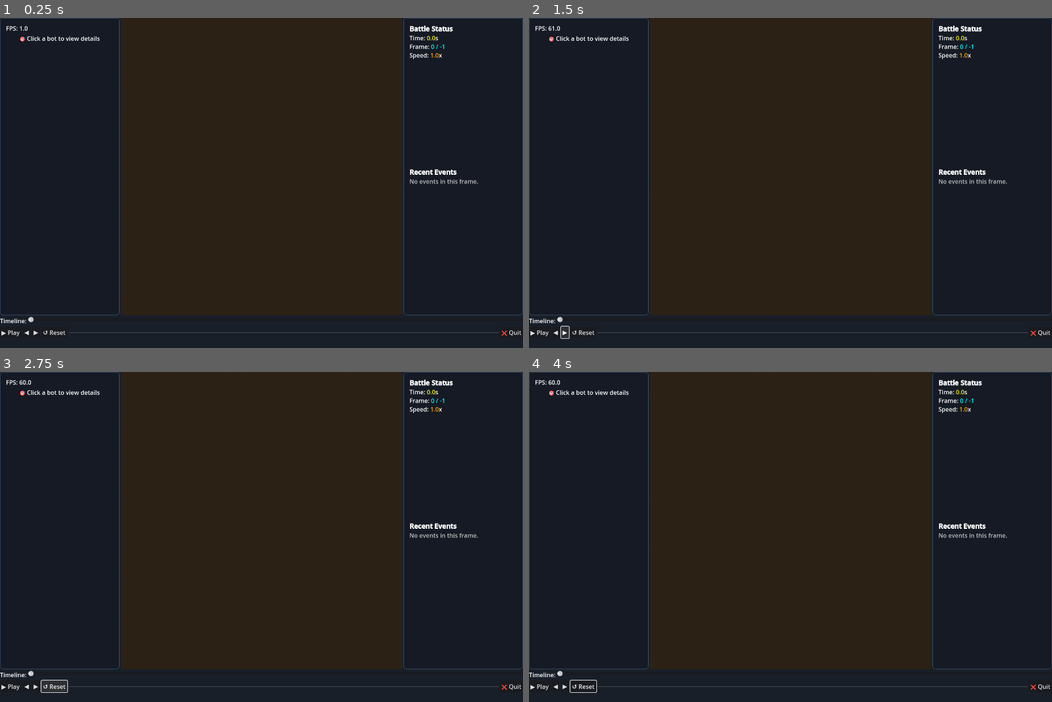
Above: before the commit, frames 1-4 (two rows, left to right).
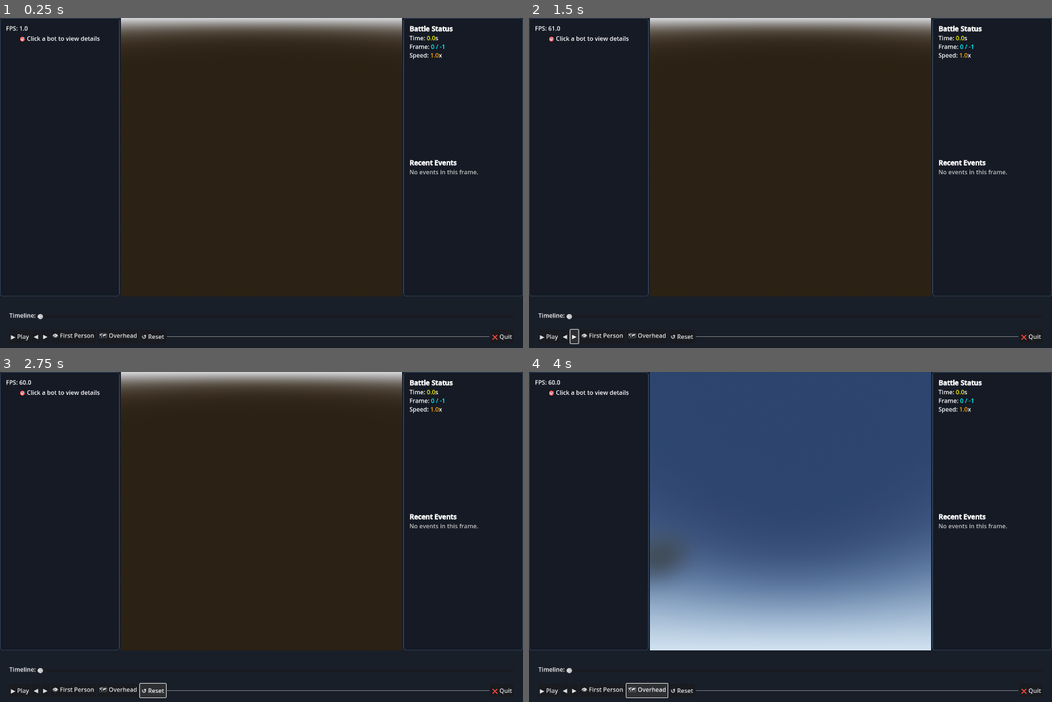
Above: after the commit, the same moments.

Repository: kinchahoy/llama-vision-wrapper
Game: Godot game, scene res://scenes/BattleViewer.tscn
The game is run twice, just before and just after one commit, with the same random seed, the same clock (stepped at 60 frames per second) and the same inputs.
Inputs (mouse positions are in pixels of both pictures, inside the frame that each line leads up to):
- Up to frame 1 (0.25 s): no input
- Up to frame 2 (1.5 s): click "◀" at 0.5 s; click "▶" at 1.25 s
- Up to frame 3 (2.75 s): click "↺ Reset" at 2 s
- Up to frame 4 (4 s): click (602, 692) at 2.75 s, where only the run after the commit has a clickable "👁 First Person"; click (649, 692) at 3.5 s, where only the run after the commit has a clickable "🗺 Overhead"

The runs differ from the first frame. In frame 1, 4.4% of the frame differs, in the area x 0-100%, y 0-98%; in frame 2, 4.4%; in frame 3, 4.5%; in frame 4, 47%, in the area x 0-100%, y 0-99%.

Commit message:
Significantly improved performance for the simulator for 100 bots (~100s)

Diff:
--- a/godot_project/project.godot
+++ b/godot_project/project.godot
@@ -13,7 +13,7 @@
 config/name="Battle Viewer 3D"
 config/description="Modern battle simulation viewer with rich graphics"
 run/main_scene="res://scenes/BattleViewer.tscn"
-config/features=PackedStringArray("4.4", "Forward Plus")
+config/features=PackedStringArray("4.5", "Forward Plus")
 
 [display]
 
--- a/godot_project/scenes/BattleViewer.tscn
+++ b/godot_project/scenes/BattleViewer.tscn
@@ -10,10 +10,8 @@
 ambient_light_energy = 0.3
 ssr_enabled = true
 ssr_max_steps = 96
-ssr_depth_tolerance = 0.2
 ssr_fade_in = 0.1
 ssr_fade_out = 2.5
-ssr_use_half_resolution = false
 
 [node name="BattleViewer3D" type="Control"]
 layout_mode = 3
@@ -72,20 +70,19 @@
 size_flags_horizontal = 3
 size_flags_vertical = 3
 stretch = true
-stretch_shrink = 1
 
 [node name="SubViewport" type="SubViewport" parent="VBoxContainer/MainArea/ViewportContainer"]
 own_world_3d = true
-stretch = true
 handle_input_locally = false
-render_target_update_mode = 2
+size = Vector2i(752, 746)
+render_target_update_mode = 4
 
 [node name="CameraController" type="Node3D" parent="VBoxContainer/MainArea/ViewportContainer/SubViewport"]
 transform = Transform3D(1, 0, 0, 0, 0.707107, 0.707107, 0, -0.707107, 0.707107, 0, 15, 25)
 
 [node name="Camera3D" type="Camera3D" parent="VBoxContainer/MainArea/ViewportContainer/SubViewport/CameraController"]
 environment = SubResource("Environment_1hx8v")
-fov = 60.0
+fov = 90.0
 
 [node name="World" type="Node3D" parent="VBoxContainer/MainArea/ViewportContainer/SubViewport"]
 
@@ -117,53 +114,63 @@
 size_flags_vertical = 3
 bbcode_enabled = true
 
-[node name="BottomPanel" type="VBoxContainer" parent="VBoxContainer"]
+[node name="MarginContainer" type="MarginContainer" parent="VBoxContainer"]
+layout_mode = 2
+theme_override_constants/margin_left = 25
+theme_override_constants/margin_top = 25
+theme_override_constants/margin_right = 25
+theme_override_constants/margin_bottom = 25
+
+[node name="BottomPanel" type="VBoxContainer" parent="VBoxContainer/MarginContainer"]
 custom_minimum_size = Vector2(0, 100)
 layout_mode = 2
+theme_override_constants/separation = 10
 
-[node name="Timeline" type="HBoxContainer" parent="VBoxContainer/BottomPanel"]
+[node name="Timeline" type="HBoxContainer" parent="VBoxContainer/MarginContainer/BottomPanel"]
 layout_mode = 2
 
-[node name="Label" type="Label" parent="VBoxContainer/BottomPanel/Timeline"]
+[node name="Label" type="Label" parent="VBoxContainer/MarginContainer/BottomPanel/Timeline"]
+custom_minimum_size = Vector2(50, 30)
 layout_mode = 2
 text = "Timeline:"
 
-[node name="TimelineSlider" type="HSlider" parent="VBoxContainer/BottomPanel/Timeline"]
+[node name="TimelineSlider" type="HSlider" parent="VBoxContainer/MarginContainer/BottomPanel/Timeline"]
+custom_minimum_size = Vector2(0, 50)
 layout_mode = 2
 size_flags_horizontal = 3
 step = 0.1
 
-[node name="Toolbar" type="HBoxContainer" parent="VBoxContainer/BottomPanel"]
+[node name="Toolbar" type="HBoxContainer" parent="VBoxContainer/MarginContainer/BottomPanel"]
 layout_mode = 2
 
-[node name="PlayButton" type="Button" parent="VBoxContainer/BottomPanel/Toolbar"]
+[node name="PlayButton" type="Button" parent="VBoxContainer/MarginContainer/BottomPanel/Toolbar"]
 layout_mode = 2
 text = "▶ Play"
 
-[node name="StepBackButton" type="Button" parent="VBoxContainer/BottomPanel/Toolbar"]
+[node name="StepBackButton" type="Button" parent="VBoxContainer/MarginContainer/BottomPanel/Toolbar"]
 layout_mode = 2
 text = "◀"
 
-[node name="StepForwardButton" type="Button" parent="VBoxContainer/BottomPanel/Toolbar"]
+[node name="StepForwardButton" type="Button" parent="VBoxContainer/MarginContainer/BottomPanel/Toolbar"]
 layout_mode = 2
 text = "▶"
 
-[node name="ResetButton" type="Button" parent="VBoxContainer/BottomPanel/Toolbar"]
+[node name="FirstPersonButton" type="Button" parent="VBoxContainer/MarginContainer/BottomPanel/Toolbar"]
+layout_mode = 2
+text = "👁 First Person"
+
+[node name="OverheadButton" type="Button" parent="VBoxContainer/MarginContainer/BottomPanel/Toolbar"]
+layout_mode = 2
+text = "🗺 Overhead"
+
+[node name="ResetButton" type="Button" parent="VBoxContainer/MarginContainer/BottomPanel/Toolbar"]
 layout_mode = 2
 text = "↺ Reset"
 
-[node name="HSeparator" type="HSeparator" parent="VBoxContainer/BottomPanel/Toolbar"]
+[node name="HSeparator" type="HSeparator" parent="VBoxContainer/MarginContainer/BottomPanel/Toolbar"]
 layout_mode = 2
 size_flags_horizontal = 3
 
-[node name="QuitButton" type="Button" parent="VBoxContainer/BottomPanel/Toolbar"]
+[node name="QuitButton" type="Button" parent="VBoxContainer/MarginContainer/BottomPanel/Toolbar"]
 layout_mode = 2
 text = "❌ Quit"
-
-[connection signal="drag_started" from="VBoxContainer/BottomPanel/Timeline/TimelineSlider" to="." method="_on_timeline_slider_drag_started"]
-[connection signal="value_changed" from="VBoxContainer/BottomPanel/Timeline/TimelineSlider" to="." method="_on_timeline_slider_value_changed"]
-[connection signal="pressed" from="VBoxContainer/BottomPanel/Toolbar/PlayButton" to="." method="_on_play_button_pressed"]
-[connection signal="pressed" from="VBoxContainer/BottomPanel/Toolbar/StepBackButton" to="." method="_on_step_back_pressed"]
-[connection signal="pressed" from="VBoxContainer/BottomPanel/Toolbar/StepForwardButton" to="." method="_on_step_forward_pressed"]
-[connection signal="pressed" from="VBoxContainer/BottomPanel/Toolbar/ResetButton" to="." method="_on_reset_button_pressed"]
-[connection signal="pressed" from="VBoxContainer/BottomPanel/Toolbar/QuitButton" to="." method="get_tree().quit()"]
--- a/godot_project/scripts/ArenaManager.gd
+++ b/godot_project/scripts/ArenaManager.gd
@@ -8,6 +8,9 @@
 var bot_pool: Array = []
 var projectile_nodes: Array = []
 var selected_bot_id: int = -1
+var debug_show_fov: bool = false
+var fov_mesh_instance: MeshInstance3D
+var vis_config := {"sense_range": 15.0, "fov_deg": 120}
 
 var projectile_mesh: SphereMesh
 
@@ -49,6 +52,12 @@
 	var walls_data = metadata.get("walls", [])
 	for wall_def in walls_data:
 		create_wall(wall_def)
+
+	# Visibility config for overlays (optional)
+	var cfg = metadata.get("visibility_config", {})
+	if cfg is Dictionary:
+		vis_config["sense_range"] = float(cfg.get("sense_range", vis_config["sense_range"]))
+		vis_config["fov_deg"] = float(cfg.get("fov_deg", vis_config["fov_deg"]))
 
 func create_floor(width: float, height: float):
 	var floor_mesh = BoxMesh.new()
@@ -79,6 +88,7 @@
 	world_root.add_child(wall_node)
 
 func set_bot_selection(bot_id: int):
+	bot_id = int(bot_id)
 	# Deselect old bot
 	if selected_bot_id != -1 and is_instance_valid(bot_nodes.get(selected_bot_id)):
 		var old_bot_node = bot_nodes.get(selected_bot_id)
@@ -99,13 +109,18 @@
 			if indicator:
 				indicator.visible = true
 
+	# Move/attach FOV overlay
+	_update_fov_overlay()
+
 func update_bots(state: Dictionary):
 	var current_bot_ids = {}
 
 	# Update existing bots and create new ones from pool or from scratch
 	for bot_data in state.get("bots", []):
 		if bot_data.get("alive", true):
-			var bot_id = bot_data.get("id")
+			var bot_id = int(bot_data.get("id", -1))
+			if bot_id == -1:
+				continue
 			current_bot_ids[bot_id] = true
 
 			var bot_node = bot_nodes.get(bot_id)
@@ -117,6 +132,9 @@
 
 			# Update bot state
 			_update_bot_node(bot_node, bot_data)
+
+	# Keep FOV overlay in sync
+	_update_fov_overlay()
 
 	# Deactivate bots that are no longer in the current state
 	var bots_to_deactivate = []
@@ -177,6 +195,74 @@
 	world_root.add_child(bot_node)
 	return bot_node
 
+func get_bot_node(bot_id: int) -> Node3D:
+	return bot_nodes.get(int(bot_id))
+
+func set_debug_overlays(show_fov: bool) -> void:
+	debug_show_fov = show_fov
+	_update_fov_overlay()
+
+func _update_fov_overlay() -> void:
+	# Ensure overlay visibility and transform match selected bot
+	if not debug_show_fov:
+		if is_instance_valid(fov_mesh_instance):
+			fov_mesh_instance.visible = false
+		return
+
+	if selected_bot_id == -1 or not is_instance_valid(bot_nodes.get(selected_bot_id)):
+		if is_instance_valid(fov_mesh_instance):
+			fov_mesh_instance.visible = false
+		return
+
+	# Create mesh if missing
+	if not is_instance_valid(fov_mesh_instance):
+		fov_mesh_instance = _create_fov_mesh(vis_config["sense_range"], vis_config["fov_deg"])
+		world_root.add_child(fov_mesh_instance)
+
+	var bot_node: Node3D = bot_nodes.get(selected_bot_id)
+	fov_mesh_instance.visible = true
+
+	# Position: follow bot
+	fov_mesh_instance.position = bot_node.position + Vector3(0, 0.02, 0)
+
+	# Rotation: bot yaw already mapped as theta-90; overlay should share the same
+	# Mesh is modeled facing +X, while bots face -Z; apply -90° yaw offset.
+	fov_mesh_instance.rotation_degrees = bot_node.rotation_degrees + Vector3(0, -90.0, 0)
+
+func _create_fov_mesh(radius: float, fov_deg: float) -> MeshInstance3D:
+	var mesh_instance = MeshInstance3D.new()
+	var st = SurfaceTool.new()
+	st.begin(Mesh.PRIMITIVE_TRIANGLES)
+
+	var steps = int(max(6, round(fov_deg / 5.0)))
+	var half = deg_to_rad(fov_deg) * 0.5
+	var start_ang = -half
+	var ang_step = (half * 2.0) / float(steps)
+
+	# Triangle fan centered at origin on XZ plane
+	for i in range(steps):
+		var a0 = start_ang + ang_step * i
+		var a1 = a0 + ang_step
+		var p0 = Vector3(0, 0, 0)
+		var p1 = Vector3(cos(a0) * radius, 0, -sin(a0) * radius)
+		var p2 = Vector3(cos(a1) * radius, 0, -sin(a1) * radius)
+		st.add_vertex(p0)
+		st.add_vertex(p1)
+		st.add_vertex(p2)
+
+	var mesh = st.commit()
+	mesh_instance.mesh = mesh
+
+	# Material
+	var mat = StandardMaterial3D.new()
+	mat.albedo_color = Color(1.0, 1.0, 0.2, 0.25)
+	mat.shading_mode = BaseMaterial3D.SHADING_MODE_UNSHADED
+	mat.transparency = BaseMaterial3D.TRANSPARENCY_ALPHA
+	mat.cull_mode = BaseMaterial3D.CULL_DISABLED
+	mesh_instance.material_override = mat
+
+	return mesh_instance
+
 func update_bot_health(bot_node: Node3D, hp: float):
 	if bot_node.has_meta("health_component"):
 		var health_component = bot_node.get_meta("health_component")
--- a/godot_project/scripts/BattleViewer3D.gd
+++ b/godot_project/scripts/BattleViewer3D.gd
@@ -8,6 +8,7 @@
 var playback_speed: float = 1
 var selected_bot: Dictionary = {}
 var dragging_slider: bool = false
+var show_fov_debug: bool = false
 
 # Interpolation state for smooth playback
 var interpolation_factor: float = 0.0
@@ -24,6 +25,13 @@
 # UI references
 var play_button: Button
 var timeline_slider: HSlider
+var first_person_button: Button
+var overhead_button: Button
+
+# Camera view state
+var camera_mode: String = "overhead"
+var first_person_bot_id: int = -1
+var saved_overhead_state: Dictionary = {}
 
 # Components
 var arena_manager
@@ -43,8 +51,10 @@
 	camera_3d = camera_controller.get_node("Camera3D")
 	world_root = get_node("VBoxContainer/MainArea/ViewportContainer/SubViewport/World")
 	lighting = get_node("VBoxContainer/MainArea/ViewportContainer/SubViewport/Lighting")
-	play_button = get_node("VBoxContainer/BottomPanel/Toolbar/PlayButton")
-	timeline_slider = get_node("VBoxContainer/BottomPanel/Timeline/TimelineSlider")
+	play_button = get_node("VBoxContainer/MarginContainer/BottomPanel/Toolbar/PlayButton")
+	timeline_slider = get_node("VBoxContainer/MarginContainer/BottomPanel/Timeline/TimelineSlider")
+	first_person_button = get_node("VBoxContainer/MarginContainer/BottomPanel/Toolbar/FirstPersonButton")
+	overhead_button = get_node("VBoxContainer/MarginContainer/BottomPanel/Toolbar/OverheadButton")
 
 	# Ensure the viewport container stretches; avoid manual SubViewport sizing when stretched
 	if viewport_container:
@@ -89,6 +99,8 @@
 
 	# Connect timeline slider signals
 	timeline_slider.drag_ended.connect(_on_timeline_slider_drag_ended)
+	first_person_button.pressed.connect(_on_first_person_button_pressed)
+	overhead_button.pressed.connect(_on_overhead_button_pressed)
 
 	# Setup lighting
 	setup_lighting()
@@ -140,6 +152,42 @@
 	var environment = lighting_manager.get_environment()
 	if camera_3d and environment:
 		camera_3d.environment = environment
+
+func _activate_first_person_view(bot_id: int) -> void:
+	bot_id = int(bot_id)
+	if bot_id == -1:
+		return
+	if not camera_controller_script or not arena_manager:
+		return
+	var bot_node = arena_manager.get_bot_node(bot_id)
+	if not is_instance_valid(bot_node):
+		return
+	if camera_mode != "first_person":
+		saved_overhead_state = {
+			"camera_target": camera_controller_script.camera_target,
+			"camera_distance": camera_controller_script.camera_distance,
+			"camera_angle_h": camera_controller_script.camera_angle_h,
+			"camera_angle_v": camera_controller_script.camera_angle_v,
+		}
+	first_person_bot_id = bot_id
+	camera_mode = "first_person"
+	camera_controller_script.set_first_person_target(bot_node)
+	_update_camera_view()
+
+func _restore_overhead_view() -> void:
+	camera_mode = "overhead"
+	first_person_bot_id = -1
+	if not camera_controller_script:
+		return
+	if saved_overhead_state.is_empty():
+		camera_controller_script.reset_camera()
+	else:
+		camera_controller_script.camera_distance = saved_overhead_state.get("camera_distance", camera_controller_script.camera_distance)
+		camera_controller_script.camera_angle_h = saved_overhead_state.get("camera_angle_h", camera_controller_script.camera_angle_h)
+		camera_controller_script.camera_angle_v = saved_overhead_state.get("camera_angle_v", camera_controller_script.camera_angle_v)
+		var target: Vector3 = saved_overhead_state.get("camera_target", Vector3.ZERO)
+		camera_controller_script.set_overhead_mode(target)
+	saved_overhead_state.clear()
 
 func setup_timeline_slider():
 	var timeline = get_timeline()
@@ -163,8 +211,19 @@
 				step_frame(1)
 			KEY_R:
 				reset_simulation()
+			KEY_F:
+				show_fov_debug = not show_fov_debug
+				if arena_manager and arena_manager.has_method("set_debug_overlays"):
+					arena_manager.set_debug_overlays(show_fov_debug)
 			KEY_ESCAPE, KEY_Q:
 				get_tree().quit()
+			KEY_PLUS, KEY_KP_ADD:
+				_adjust_speed(1.5)
+			KEY_MINUS, KEY_KP_SUBTRACT:
+				_adjust_speed(1.0 / 1.5)
+
+func _adjust_speed(mult: float) -> void:
+	playback_speed = clamp(playback_speed * mult, 0.1, 5.0)
 
 
 func _on_viewport_gui_input(event: InputEvent) -> void:
@@ -208,7 +267,8 @@
 		select_bot_by_id(-1)
 
 func select_bot_by_id(bot_id: int):
-	var current_selected_id = selected_bot.get("id", -1)
+	bot_id = int(bot_id)
+	var current_selected_id = int(selected_bot.get("id", -1))
 	if bot_id == current_selected_id:
 		# If clicking the same bot, deselect it
 		bot_id = -1
@@ -219,15 +279,23 @@
 		var current_state = get_current_state()
 		var found = false
 		for bot in current_state.get("bots", []):
-			if bot.get("id") == bot_id:
-				selected_bot = bot
+			if int(bot.get("id", -1)) == bot_id:
+				selected_bot = bot.duplicate(true)
+				selected_bot["id"] = bot_id
 				found = true
 				break
 		if not found:
 			selected_bot = {}
 
 	if arena_manager:
-		arena_manager.set_bot_selection(selected_bot.get("id", -1))
+		var sel_id = int(selected_bot.get("id", -1))
+		arena_manager.set_bot_selection(sel_id)
+		if camera_mode == "first_person":
+			var target_id = sel_id
+			if target_id == -1:
+				_restore_overhead_view()
+			else:
+				_activate_first_person_view(target_id)
 
 	if ui_manager:
 		ui_manager.update_selected_bot_info(self)
@@ -340,47 +408,24 @@
 
 		interpolated["bots"] = interpolated_bots
 
-	# Interpolate projectile positions by proximity matching
+	# Interpolate projectile positions by ID (trust source data)
 	if state1.has("projectiles") and state2.has("projectiles"):
-		var projs1 = state1.get("projectiles", [])
-		var projs2 = state2.get("projectiles", []).duplicate() # Mutable copy for matching
-		var interpolated_projs = []
-
-		# Max distance a projectile might travel in a log step (0.1s)
-		# Projectile speed is ~6m/s, so it moves ~0.6m. A 2m search radius is safe.
-		var search_radius_sq = 2.0 * 2.0
-
-		for proj1 in projs1:
-			var best_match_proj2 = null
-			var best_match_idx = -1
-			var best_dist_sq = search_radius_sq
-
-			for i in range(projs2.size()):
-				var proj2 = projs2[i]
-
-				# Basic check: projectiles should be from the same team if that info is available
-				if proj1.get("team", -1) != proj2.get("team", -1):
-					continue
-
-				var dx = proj2.get("x", 0.0) - proj1.get("x", 0.0)
-				var dy = proj2.get("y", 0.0) - proj1.get("y", 0.0)
-				var dist_sq = dx*dx + dy*dy
-
-				if dist_sq < best_dist_sq:
-					best_dist_sq = dist_sq
-					best_match_proj2 = proj2
-					best_match_idx = i
-
-			if best_match_proj2:
-				var interpolated_proj = proj1.duplicate()
-				interpolated_proj["x"] = lerp(proj1.get("x", 0.0), best_match_proj2.get("x", 0.0), t)
-				interpolated_proj["y"] = lerp(proj1.get("y", 0.0), best_match_proj2.get("y", 0.0), t)
-				interpolated_projs.append(interpolated_proj)
-				projs2.remove_at(best_match_idx) # Prevent re-matching
-			else:
-				# Projectile likely expired, don't interpolate
-				interpolated_projs.append(proj1)
-
+		var projs1: Array = state1.get("projectiles", [])
+		var projs2: Array = state2.get("projectiles", [])
+		var projs2_by_id := {}
+		for p2 in projs2:
+			if p2.has("id"):
+				projs2_by_id[p2["id"]] = p2
+		var interpolated_projs: Array = []
+		for p1 in projs1:
+			var ip = p1.duplicate()
+			if p1.has("id") and projs2_by_id.has(p1["id"]):
+				var p2 = projs2_by_id[p1["id"]]
+				ip["x"] = lerp(p1.get("x", 0.0), p2.get("x", 0.0), t)
+				ip["y"] = lerp(p1.get("y", 0.0), p2.get("y", 0.0), t)
+			# If not present in state2, keep p1 for this interval.
+			# It disappears only when the next frame is reached.
+			interpolated_projs.append(ip)
 		interpolated["projectiles"] = interpolated_projs
 
 	return interpolated
@@ -390,6 +435,22 @@
 	if arena_manager and state:
 		arena_manager.update_bots(state)
 		arena_manager.update_projectiles(state)
+	_update_camera_view()
+
+func _update_camera_view() -> void:
+	if not camera_controller_script:
+		return
+	if camera_mode != "first_person":
+		return
+	if first_person_bot_id == -1 or not arena_manager:
+		_restore_overhead_view()
+		return
+	var bot_node = arena_manager.get_bot_node(first_person_bot_id)
+	if not is_instance_valid(bot_node):
+		_restore_overhead_view()
+		return
+	camera_controller_script.follow_node = bot_node
+	camera_controller_script.update_camera_position()
 
 # Signal handlers
 func _on_play_button_pressed():
@@ -399,6 +460,9 @@
 	var timeline = get_timeline()
 	if timeline.size() > 0:
 		current_frame = clamp(value, 0.0, float(timeline.size() - 1))
+	# Nudge UI update to reflect speed in labels
+	if ui_manager:
+		ui_manager.update_all_ui(self)
 
 func _on_timeline_slider_drag_started():
 	playing = false
@@ -416,3 +480,12 @@
 
 func _on_step_forward_pressed():
 	step_frame(1)
+
+func _on_first_person_button_pressed():
+	var bot_id = int(selected_bot.get("id", -1))
+	if bot_id == -1:
+		return
+	_activate_first_person_view(bot_id)
+
+func _on_overhead_button_pressed():
+	_restore_overhead_view()
--- a/godot_project/scripts/BotFactory.gd
+++ b/godot_project/scripts/BotFactory.gd
@@ -64,7 +64,7 @@
 	body_node.add_child(label)
 
 	# Store bot ID for selection
-	bot_container.set_meta("bot_id", bot_id)
+	bot_container.set_meta("bot_id", int(bot_id))
 
 	return bot_container
 
--- a/godot_project/scripts/CameraController.gd
+++ b/godot_project/scripts/CameraController.gd
@@ -10,12 +10,18 @@
 var is_panning: bool = false
 var last_mouse_pos: Vector2
 
+var mode: String = "overhead"
+var follow_node: Node3D = null
+var eye_height: float = 1.2
+
 func setup(controller: Node3D, camera: Camera3D):
 	camera_controller = controller
 	camera_3d = camera
 	update_camera_position()
 
 func handle_input(event: InputEvent):
+	if mode != "overhead":
+		return
 	if event is InputEventMouseButton:
 		if event.button_index == MOUSE_BUTTON_RIGHT:
 			is_panning = event.pressed
@@ -38,6 +44,15 @@
 	if not camera_controller or not camera_3d:
 		return
 
+	if mode == "first_person":
+		if not is_instance_valid(follow_node):
+			return
+		var basis = follow_node.global_transform.basis
+		var origin = follow_node.global_transform.origin + Vector3(0, eye_height, 0)
+		camera_controller.global_transform = Transform3D(basis, origin)
+		camera_3d.transform = Transform3D.IDENTITY
+		return
+
 	var h_rad = deg_to_rad(camera_angle_h)
 	var v_rad = deg_to_rad(camera_angle_v)
 
@@ -51,7 +66,25 @@
 	camera_3d.look_at(camera_target, Vector3.UP)
 
 func reset_camera():
+	mode = "overhead"
+	follow_node = null
+	is_panning = false
 	camera_target = Vector3.ZERO
 	camera_angle_h = 0.0
 	camera_angle_v = 45.0  # Positive angle to look down from above
 	update_camera_position()
+
+func set_overhead_mode(target: Vector3 = Vector3.ZERO):
+	mode = "overhead"
+	follow_node = null
+	camera_target = target
+	is_panning = false
+	update_camera_position()
+
+func set_first_person_target(node: Node3D):
+	if not is_instance_valid(node):
+		return
+	follow_node = node
+	mode = "first_person"
+	is_panning = false
+	update_camera_position()
--- a/godot_project/scripts/MaterialManager.gd
+++ b/godot_project/scripts/MaterialManager.gd
@@ -36,16 +36,16 @@
 
 	# Projectile materials
 	projectile_material_blue = StandardMaterial3D.new()
-	projectile_material_blue.albedo_color = Color(0.3, 0.8, 1.0, 1.0)
+	projectile_material_blue.albedo_color = Color(0.1, 0.1, 1.0, 1.0)
 	projectile_material_blue.emission_enabled = true
-	projectile_material_blue.emission = Color(0.5, 1.2, 2.0, 1.0)
+	projectile_material_blue.emission = Color(0.1, 0.1, 1.0, 1.0)
 	projectile_material_blue.metallic = 0.8
 	projectile_material_blue.roughness = 0.1
 
 	projectile_material_red = StandardMaterial3D.new()
-	projectile_material_red.albedo_color = Color(1.0, 0.4, 0.8, 1.0)
+	projectile_material_red.albedo_color = Color(1.0, 0.1, 0.1, 1.0)
 	projectile_material_red.emission_enabled = true
-	projectile_material_red.emission = Color(2.0, 0.8, 1.2, 1.0)
+	projectile_material_red.emission = Color(1.0, 0.1, 0.1, 1.0)
 	projectile_material_red.metallic = 0.8
 	projectile_material_red.roughness = 0.1
 
--- a/godot_project/scripts/UIManager.gd
+++ b/godot_project/scripts/UIManager.gd
@@ -167,7 +167,19 @@
 
 	# --- Tactical Info (Bottom Left Panel) ---
 	var current_state = viewer.get_current_state()
-	var visible_objects = _get_visible_objects(bot, current_state)
+	var visible_objects = []
+	# Prefer precomputed visibility (parity with Python controller)
+	var precomp_map = current_state.get("precomp_visible_by_bot", {})
+	var precomp_list = null
+	if precomp_map is Dictionary:
+		precomp_list = precomp_map.get(str(bot_id), null)
+	if precomp_list is Array:
+		# Normalize keys to dot-access style for downstream code (keep as Dictionary)
+		for obj in precomp_list:
+			visible_objects.append(obj)
+	else:
+		# Fallback: internal distance-based method
+		visible_objects = _get_visible_objects(bot, current_state)
 
 	var friends = []
 	var enemies = []
@@ -186,21 +198,25 @@
 		tactical_text += "  [color=gray]None[/color]\n"
 	else:
 		for f in friends:
-			tactical_text += "  F%d: %.1fm @ %.0f°\n" % [f.id, f.distance, f.angle]
+			var sig = f.get("signal", "none")
+			var sig_part = ""
+			if sig != "none":
+				sig_part = " [color=yellow][%s][/color]" % sig
+			tactical_text += "  F%d: %.1fm @ %.0f°%s\n" % [f.get("id", -1), f.get("distance", 0.0), f.get("angle", 0.0), sig_part]
 
 	tactical_text += "\n[color=red]Visible Enemies:[/color]\n"
 	if enemies.is_empty():
 		tactical_text += "  [color=gray]None[/color]\n"
 	else:
 		for e in enemies:
-			tactical_text += "  E%d: %.1fm @ %.0f°\n" % [e.id, e.distance, e.angle]
+			tactical_text += "  E%d: %.1fm @ %.0f°\n" % [e.get("id", -1), e.get("distance", 0.0), e.get("angle", 0.0)]
 
 	tactical_text += "\n[color=yellow]Nearby Projectiles:[/color]\n"
 	if projectiles.is_empty():
 		tactical_text += "  [color=gray]None[/color]\n"
 	else:
 		for p in projectiles:
-			tactical_text += "  P: %.1fm @ %.0f°\n" % [p.distance, p.angle]
+			tactical_text += "  P: %.1fm @ %.0f°\n" % [p.get("distance", 0.0), p.get("angle", 0.0)]
 
 	if tactical_info_label:
 		tactical_info_label.text = tactical_text
Not shown, added: 2025-09-17-status.md
Not shown, changed: battle_arena.py
Not shown, changed: battle_runner_cli.py
Not shown, added: battle_types.py
Not shown, changed: bot_runner_python.py
Not shown, changed: example_llm_gen_control_code.py
Not shown, changed: llm_bot_controller.py
Not shown, changed: tests/test_llm_prompt_mock_vs_remote.py
Not shown, changed: tests/test_python_battle_smoke.py
Not shown, changed: tests/test_python_function_runner_integration.py
Not shown, added: tests/test_visibility_rays_determinism.py
Not shown, changed: viewer_2d_pygame.py
(and 2 more such lines)
